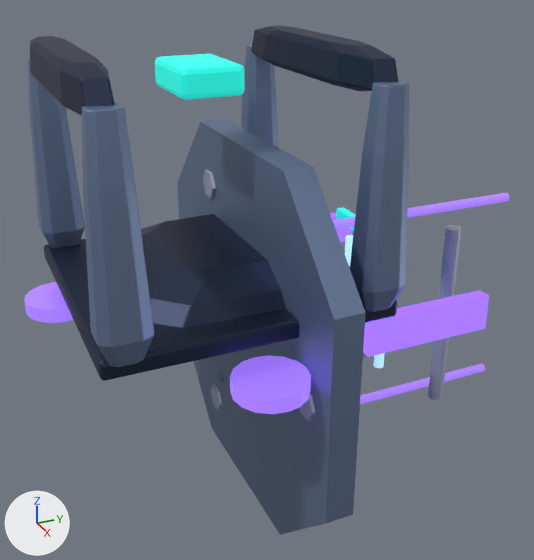
One commit to the Blender file assets/models/source/buildings/factions/lumen_factory.blend: the scene before it, then after it.
Camera for both pictures: a camera (50 mm lens) standing at (4.32, -1.5, 2.49) and looking at (-0.08, 0.49, 0.29). Arrows for +X, +Y and +Z are at lower left; the lights stay in place. The older version comes first.

Script lines for the objects in view, before the commit:
```python
ob_faceted_gravitic_foot = bpy.data.objects.new('Faceted gravitic foot', me_faceted_gravitic_foot___facet_mesh_009)
ob_faceted_gravitic_foot.parent = ob_solarit___lumen___factory
ob_faceted_gravitic_foot.location = (0.0, 0.0, 0.0)
ob_geometric_levitation_plinth = bpy.data.objects.new('Geometric levitation plinth', me_geometric_levitation_plinth___mesh_003)
ob_geometric_levitation_plinth.parent = ob_solarit___lumen___factory
ob_geometric_levitation_plinth.location = (0.0, 0.0, 0.0)
ob_phase_rail_conductor = bpy.data.objects.new('Phase-rail conductor', me_cylinder_168)
ob_phase_rail_conductor.parent = ob_solarit___lumen___factory
ob_phase_rail_conductor.location = (0.0, 1.68, -0.9)
ob_phase_rail_conductor.rotation_euler = (1.571, 0.0, 0.0)  # degrees (90, 0, 0)
ob_prismatic_gantry_column = bpy.data.objects.new('Prismatic gantry column', me_prismatic_gantry_column___designed_hard_surface_mesh)
ob_prismatic_gantry_column.parent = ob_solarit___lumen___factory
ob_prismatic_gantry_column.location = (0.0, 0.0, 0.0)
ob_prismatic_gantry_column_001 = bpy.data.objects.new('Prismatic gantry column.001', me_prismatic_gantry_column___designed_hard_surface_mesh_001)
ob_prismatic_gantry_column_001.parent = ob_solarit___lumen___factory
ob_prismatic_gantry_column_001.location = (0.0, 0.0, 0.0)
ob_prismatic_gantry_column_002 = bpy.data.objects.new('Prismatic gantry column.002', me_prismatic_gantry_column___designed_hard_surface_mesh_002)
ob_prismatic_gantry_column_002.parent = ob_solarit___lumen___factory
ob_prismatic_gantry_column_002.location = (0.0, 0.0, 0.0)
ob_prismatic_gantry_column_003 = bpy.data.objects.new('Prismatic gantry column.003', me_prismatic_gantry_column___designed_hard_surface_mesh_003)
ob_prismatic_gantry_column_003.parent = ob_solarit___lumen___factory
ob_prismatic_gantry_column_003.location = (0.0, 0.0, 0.0)
ob_production_gantry_guide_rail_001 = bpy.data.objects.new('Production gantry guide rail.001', me_cylinder_171)
ob_production_gantry_guide_rail_001.parent = ob_solarit___lumen___factory
ob_production_gantry_guide_rail_001.location = (0.46, 1.66, 0.0)
ob_triangular_levitation_strut_002 = bpy.data.objects.new('Triangular levitation strut.002', me_cylinder_167)
ob_triangular_levitation_strut_002.parent = ob_solarit___lumen___factory
ob_triangular_levitation_strut_002.location = (-0.446, 0.32, -0.772)
ob_triangular_levitation_strut_002.rotation_euler = (-2.618, 0.0, 0.47)  # degrees (-150, 0, 27)
# also in view: 'Fabrication keel · low segmented floor housing' at (0.0, 0.08, 0.56); 'Gantry crosshead.001' at (0.0, 0.78, 1.84); 'Gantry crosshead' at (0.0, -0.78, 1.84); 'Flux suspension pad.002' at (-0.52, -0.91, 0.2); 'Phase-rail conductor.001' at (0.0, 1.68, 0.66)
```
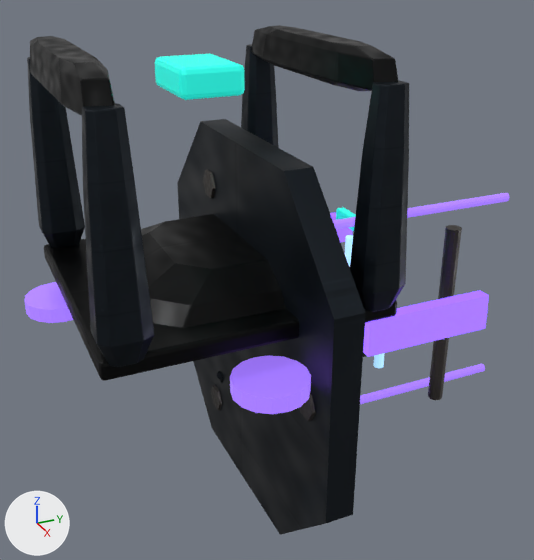
What changed in the scene script:
```text
Add img_factions_lumen_dark_graphite_albedo_png:
    img_factions_lumen_dark_graphite_albedo_png = load_image('factions_lumen_dark_graphite_albedo.png', '../../../textures/industrial/factions/lumen/factions_lumen_dark_graphite_albedo.png', 512, 512, 'sRGB')
Add img_graphite_normal_png:
    img_graphite_normal_png = load_image('graphite_normal.png', '../../../textures/industrial/graphite_normal.png', 512, 512, 'Non-Color')
Add img_graphite_roughness_png:
    img_graphite_roughness_png = load_image('graphite_roughness.png', '../../../textures/industrial/graphite_roughness.png', 512, 512, 'Non-Color')
Add img_ceramic_normal_png:
    img_ceramic_normal_png = load_image('ceramic_normal.png', '../../../textures/industrial/ceramic_normal.png', 512, 512, 'Non-Color')
Add img_ceramic_roughness_png:
    img_ceramic_roughness_png = load_image('ceramic_roughness.png', '../../../textures/industrial/ceramic_roughness.png', 512, 512, 'Non-Color')
Add img_factions_lumen_armor_light_ceramic_albedo_png:
    img_factions_lumen_armor_light_ceramic_albedo_png = load_image('factions_lumen_armor_light_ceramic_albedo.png', '../../../textures/industrial/factions/lumen/factions_lumen_armor_light_ceramic_albedo.png', 512, 512, 'sRGB')
Add img_steel_roughness_png:
    img_steel_roughness_png = load_image('steel_roughness.png', '../../../textures/industrial/steel_roughness.png', 512, 512, 'Non-Color')
Add img_steel_normal_png:
    img_steel_normal_png = load_image('steel_normal.png', '../../../textures/industrial/steel_normal.png', 512, 512, 'Non-Color')
Add img_factions_lumen_steel_steel_albedo_png:
    img_factions_lumen_steel_steel_albedo_png = load_image('factions_lumen_steel_steel_albedo.png', '../../../textures/industrial/factions/lumen/factions_lumen_steel_steel_albedo.png', 512, 512, 'sRGB')
Change mat_lumen___steel_003:
    remove # nodes: BsdfPrincipled, OutputMaterial
    remove # colours: blue #7c8eaf
    nodes: BsdfPrincipled, NormalMap, OutputMaterial, TexImage x3
    uses the picture img_factions_lumen_steel_steel_albedo_png
    uses the picture img_steel_normal_png
    uses the picture img_steel_roughness_png
Change mat_lumen___light_003:
    remove # nodes: BsdfPrincipled, OutputMaterial
    remove # colours: greyish blue #a6adc8
    nodes: BsdfPrincipled, NormalMap, OutputMaterial, TexImage x3
    uses the picture img_ceramic_normal_png
    uses the picture img_ceramic_roughness_png
    uses the picture img_factions_lumen_armor_light_ceramic_albedo_png
Change mat_lumen___dark_003:
    remove # nodes: BsdfPrincipled, OutputMaterial
    remove # colours: dark blue #2c354d
    nodes: BsdfPrincipled, NormalMap, OutputMaterial, TexImage x3
    uses the picture img_factions_lumen_dark_graphite_albedo_png
    uses the picture img_graphite_normal_png
    uses the picture img_graphite_roughness_png
```

Pixel boxes (x1, y1, x2, y2) of what changed, in the pictures (534 x 560 px):
'Geometric levitation plinth', surface changed (blue to black): (177, 119, 365, 534) in both
'Prismatic gantry column.002', surface changed (blue to black): (82, 103, 155, 367) in both
'Fabrication keel · low segmented floor housing', surface changed (dark blue to black): (141, 214, 286, 328) in both
'Prismatic gantry column.003', surface changed (blue to black): (350, 80, 409, 312) in both
'Floating central armor slab', surface changed (darker): (44, 239, 397, 381) in both
'Prismatic gantry column', surface changed (blue to black): (27, 57, 85, 248) in both
'Gantry crosshead.001', surface changed: (251, 25, 399, 91) in both
'Gantry crosshead', surface changed: (30, 36, 115, 115) in both
'Prismatic gantry column.001', surface changed (blue to black): (241, 44, 279, 148) in both
'Production gantry guide rail.001', surface changed (greyish blue to black): (428, 225, 462, 400) in both
'Faceted gravitic foot.001', surface changed (greyish blue to black): (203, 169, 216, 198) in both
'Faceted gravitic foot', surface changed (greyish blue to black): (299, 393, 316, 421) in both
'Faceted gravitic foot.002', surface changed (greyish blue to black): (211, 384, 222, 410) in both
'Triangular levitation strut.002', surface changed: (217, 371, 224, 383) in both
